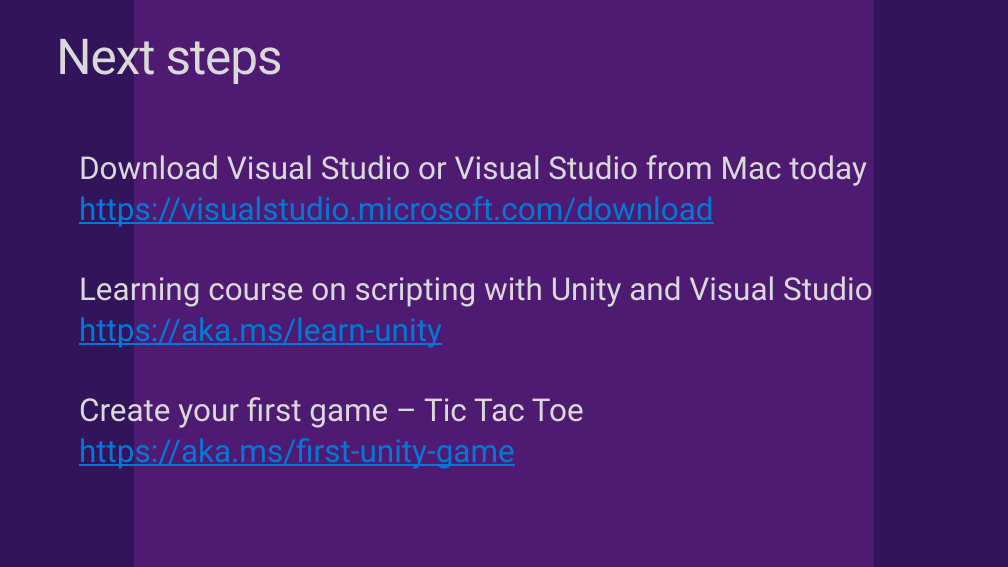
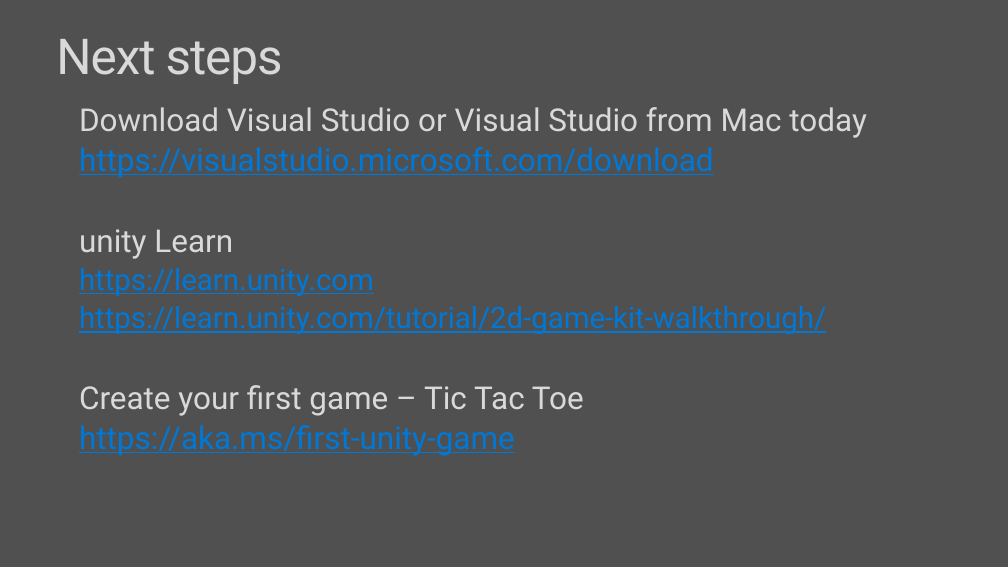
Before and after one commit to dotnet-presentations/collegetour, a slide deck: slide 17 of Unity and .NET/Awesome games with .NET, Visual Studio 2019 and Unity 2019.pptx. Drawn at 1008x567 pixels with LibreOffice and Linux fonts; fonts in the diff are those of the drawing; background and template pictures are left out. Boxes give left, top, right and bottom in pixels: in the first picture for what was removed or moved away, otherwise in the second. Text is boxed around its words. In the diff, an @@ line names an element or a change of style, - is before the commit and + after.

Commit message:
Added links to Unity deck

```diff
--- a/Unity and .NET/Awesome games with .NET, Visual Studio 2019 and Unity 2019.pptx
+++ b/Unity and .NET/Awesome games with .NET, Visual Studio 2019 and Unity 2019.pptx
@@ background picture (left out) to #505050 @@
@@ rectangle removed at (135, 0, 874, 567) @@
@@ text "Download Visual Studio or Visual ...": place and size @@
-text "Download Visual Studio or Visual ..." at (79, 155, 873, 469)
+text "Download Visual Studio or Visual ..." at (79, 107, 866, 456)
@@ text at (79, 229, 826, 334): text changed; size 30 to 28 pt; text colour #D9D9D9 to #0078D7 @@
-Learning course on scripting with Unity and Visual Studio
-https://aka.ms/learn-unity
+unity Learn
+https://learn.unity.com
+https://learn.unity.com/tutorial/2d-game-kit-walkthrough/
```
